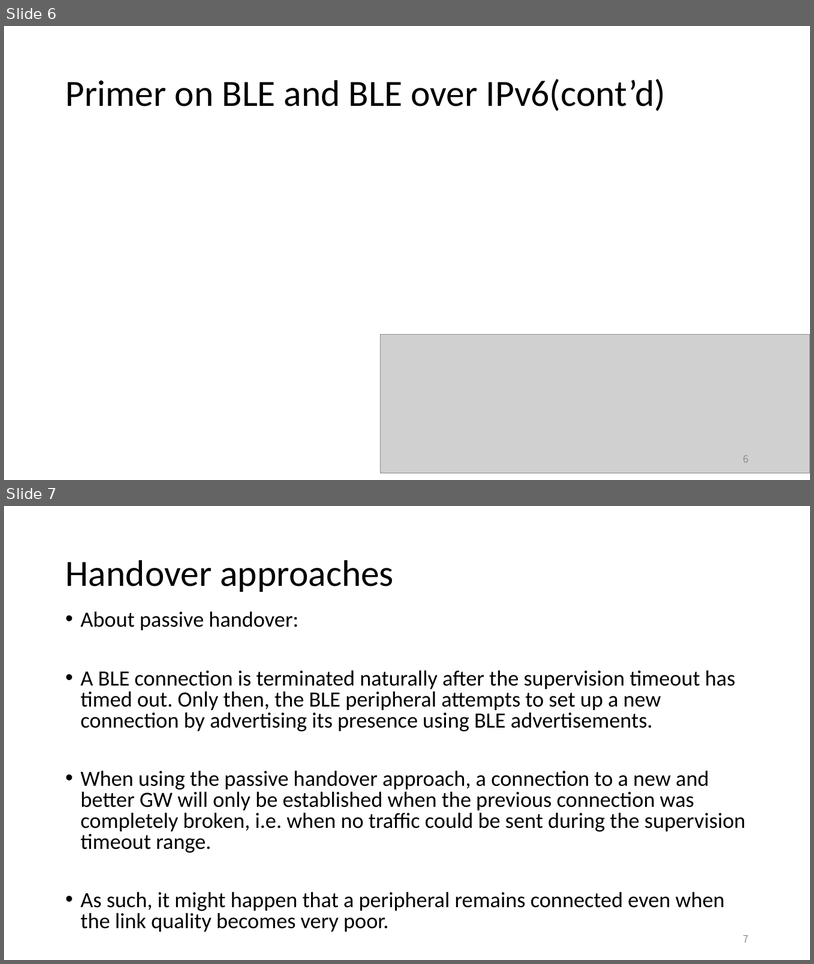
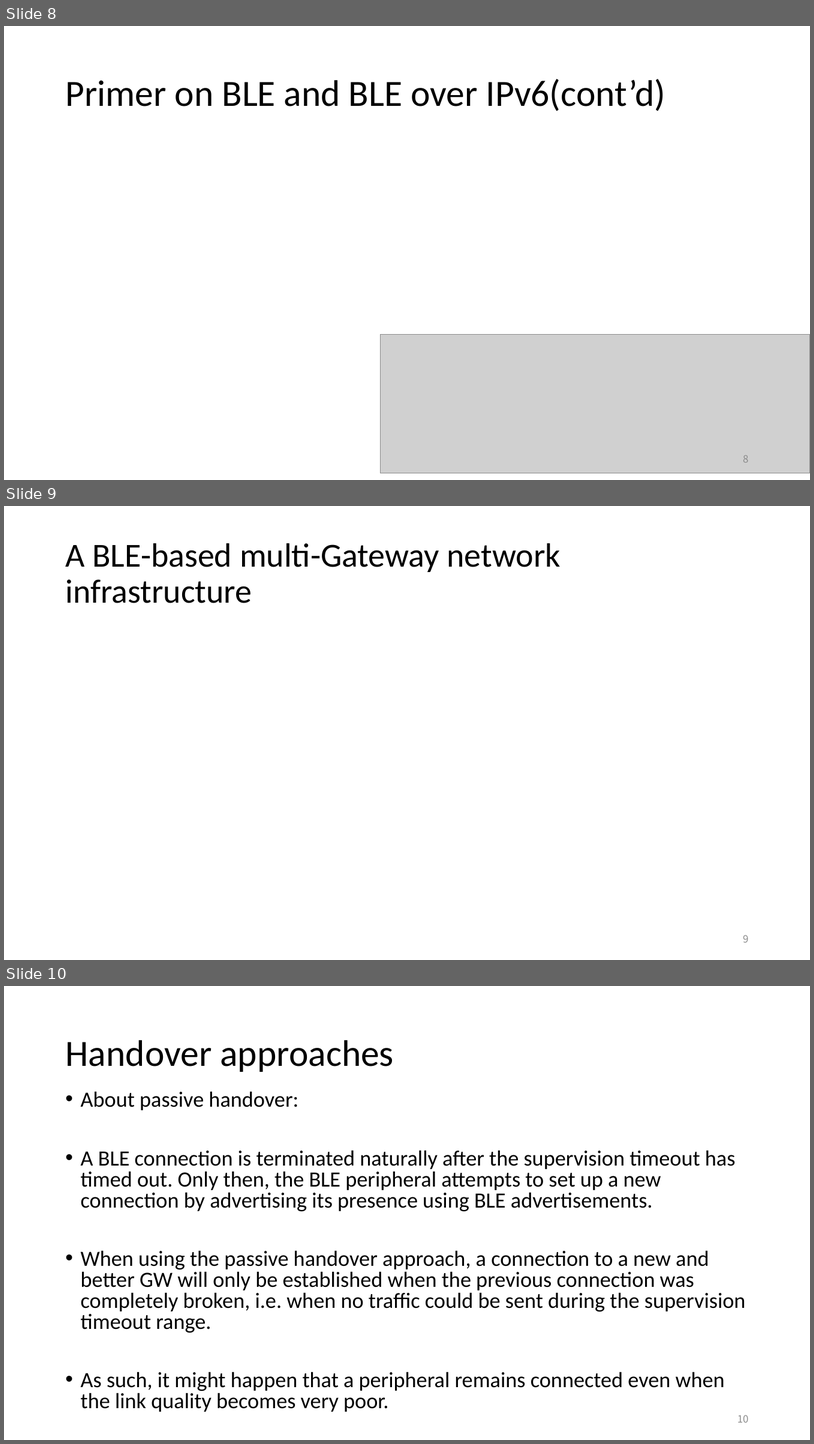
Before and after one commit to EKOISMYLOVE/NTUT_GM_PPT, a slide deck: A BLE-based multi-gateway network infrastructure with handover support for mobile BLE peripherals.pptx. Shown one above the other, each under a label of ours: slides 6 and 7 before the commit, slides 8, 9 and 10 after it. The pictures are 814x964 and 814x1444 pixels, drawn with LibreOffice and Linux fonts; fonts in the diff are those of the drawing; grey boxes stand for pictures. Boxes give left, top, right and bottom in pixels: in the first picture for what was removed or moved away, otherwise in the second. Text is boxed around its words. In the diff, an @@ line names an element or a change of style, - is before the commit and + after.

```diff
--- a/A BLE-based multi-gateway network infrastructure with handover support for mobile BLE peripherals.pptx
+++ b/A BLE-based multi-gateway network infrastructure with handover support for mobile BLE peripherals.pptx
@@ slide 9 added at <box>4,506,810,960</box>, background #FFFFFF @@
@@ title added at <box>65,543,561,603</box>, 40 pt, text #000000 @@
+A BLE-based multi-Gateway network infrastructure
@@ page number added at <box>743,934,749,942</box>, 12 pt, text #8C8C8C @@
+9
@@ what was slide 6 is now slide 8 @@
@@ what was slide 7 is now slide 10 @@
@@ page number at <box>738,1414,749,1422</box>: text changed @@
-7
+10
```
Also in this commit, not shown: 3 other slides added, 1 slide removed.
